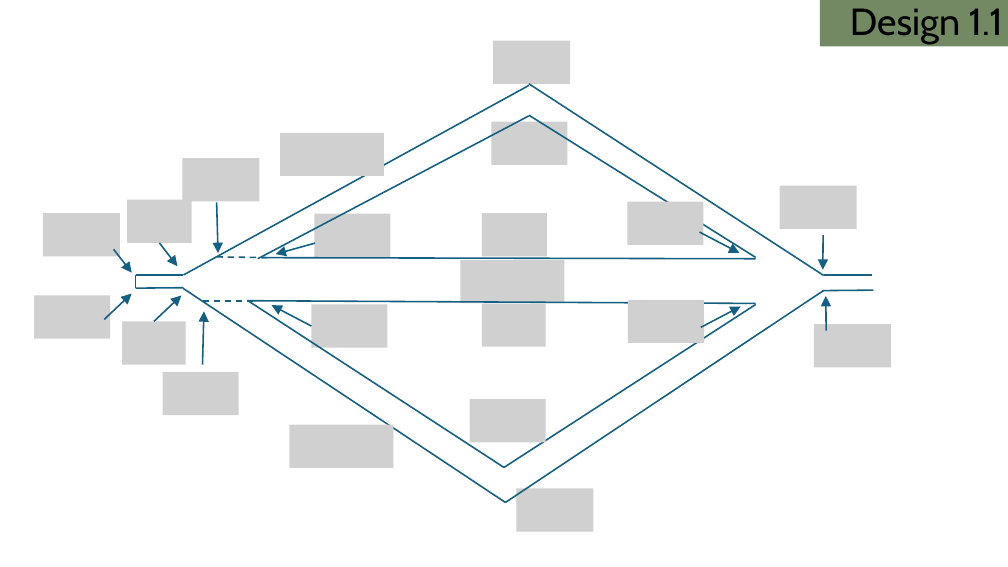
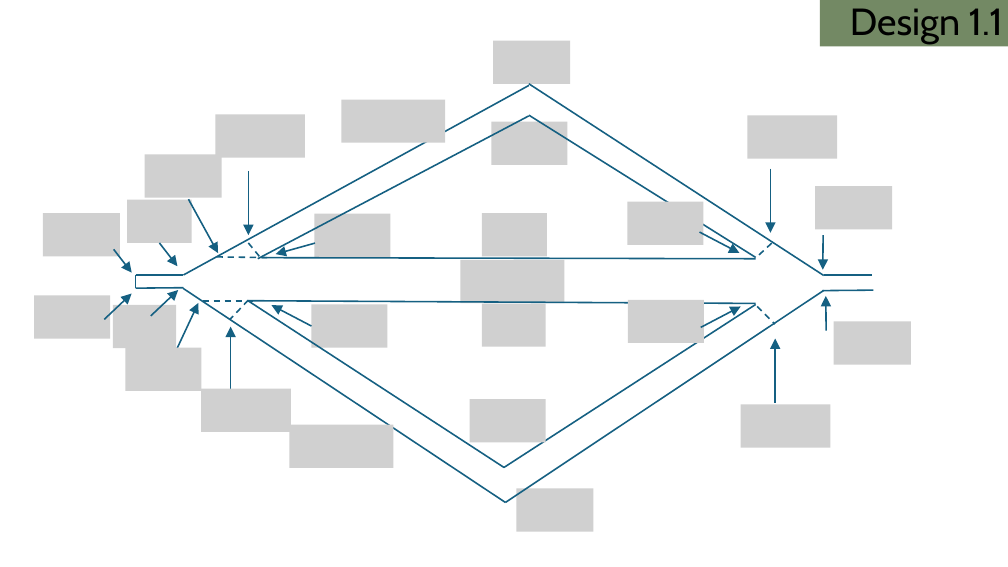
Before and after one commit to tkn-tub/NN_molecular_communications, a slide deck: slide 3 of Section_IV_BioComputing/COMSOL_3_pipes_w_100um_rectangular_tetrazine/CAD_design/figures/Designs.pptx. Drawn at 1008x567 pixels with LibreOffice and Linux fonts; fonts in the diff are those of the drawing; grey boxes stand for pictures. Boxes give left, top, right and bottom in pixels: in the first picture for what was removed or moved away, otherwise in the second. Text is boxed around its words. In the diff, an @@ line names an element or a change of style, - is before the commit and + after.

Commit message:
Design 1_1

```diff
--- a/Section_IV_BioComputing/COMSOL_3_pipes_w_100um_rectangular_tetrazine/CAD_design/figures/Designs.pptx
+++ b/Section_IV_BioComputing/COMSOL_3_pipes_w_100um_rectangular_tetrazine/CAD_design/figures/Designs.pptx
@@ picture added at bbox=[216, 114, 306, 157] @@
@@ picture: place and size @@
-picture at bbox=[281, 133, 384, 176]
+picture at bbox=[342, 100, 445, 143]
@@ picture added at bbox=[748, 116, 838, 159] @@
@@ picture: place and size @@
-picture at bbox=[182, 158, 259, 201]
+picture at bbox=[144, 154, 222, 197]
@@ arrow added from (249, 171) to (249, 235), #156082 1.5 pt @@
@@ arrow added from (771, 169) to (771, 233), #156082 1.5 pt @@
@@ arrow moved from (217, 203) - (218, 253) to (188, 200) - (218, 253) @@
@@ picture: place and size @@
-picture at bbox=[780, 186, 857, 229]
+picture at bbox=[815, 186, 892, 229]
@@ line added from (249, 243) to (259, 256), #156082 1.5 pt dashed @@
@@ line added from (772, 243) to (756, 258), #156082 1.5 pt dashed @@
@@ arrow moved from (154, 321) - (181, 296) to (150, 316) - (178, 290) @@
@@ picture: place and size @@
-picture at bbox=[123, 321, 186, 364]
+picture at bbox=[113, 305, 176, 348]
@@ arrow moved from (203, 364) - (204, 312) to (172, 359) - (198, 303) @@
@@ line added from (249, 300) to (230, 320), #156082 1.5 pt dashed @@
@@ arrow added from (231, 391) to (231, 327), #156082 1.5 pt @@
@@ line added from (758, 306) to (775, 324), #156082 1.5 pt dashed @@
@@ picture: place and size @@
-picture at bbox=[814, 324, 891, 368]
+picture at bbox=[834, 321, 911, 364]
@@ picture added at bbox=[126, 348, 202, 391] @@
@@ arrow added from (775, 403) to (775, 339), #156082 1.5 pt @@
@@ picture removed at bbox=[163, 372, 239, 415] @@
@@ picture added at bbox=[201, 389, 291, 432] @@
@@ picture added at bbox=[741, 405, 831, 448] @@
```
Also in this commit, not shown: 24 other files.
